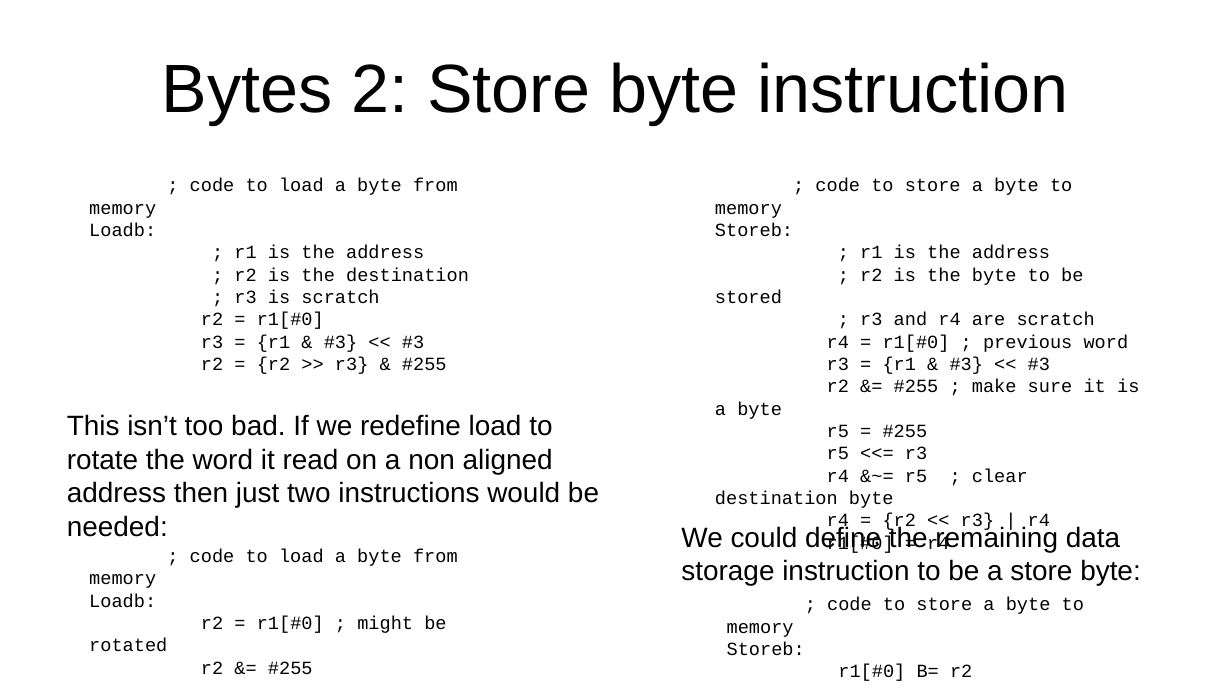
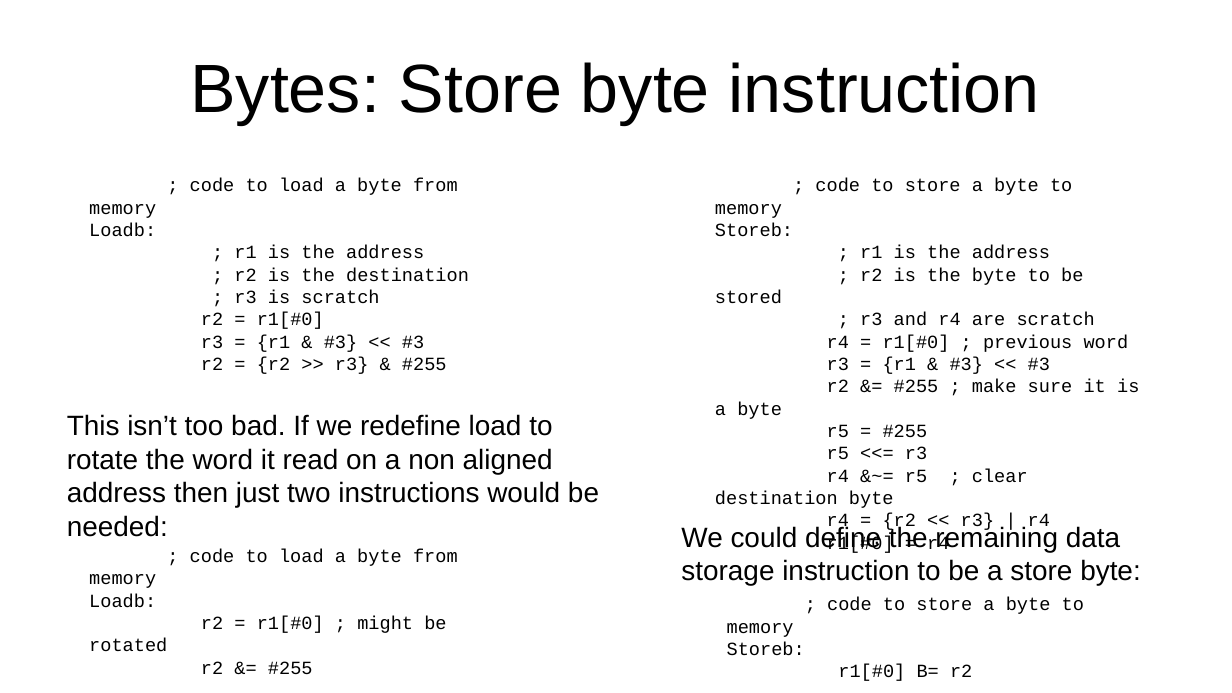
Before and after one commit to jeceljr/baby42, a slide deck: slide 22 of doc/baby42_slides.odp. Drawn at 1232x693 pixels with LibreOffice and Linux fonts; fonts in the diff are those of the drawing. Boxes give left, top, right and bottom in pixels: in the first picture for what was removed or moved away, otherwise in the second. Text is boxed around its words. In the diff, an @@ line names an element or a change of style, - is before the commit and + after.

```diff
--- a/doc/baby42_slides.odp
+++ b/doc/baby42_slides.odp
@@ title at bbox=[190, 62, 1040, 125]: text changed @@
-Bytes 2: Store byte instruction
+Bytes: Store byte instruction
```
Also in this commit, not shown: 7 other slides changed, 2 slides added, 1 slide removed, 1 other file.
